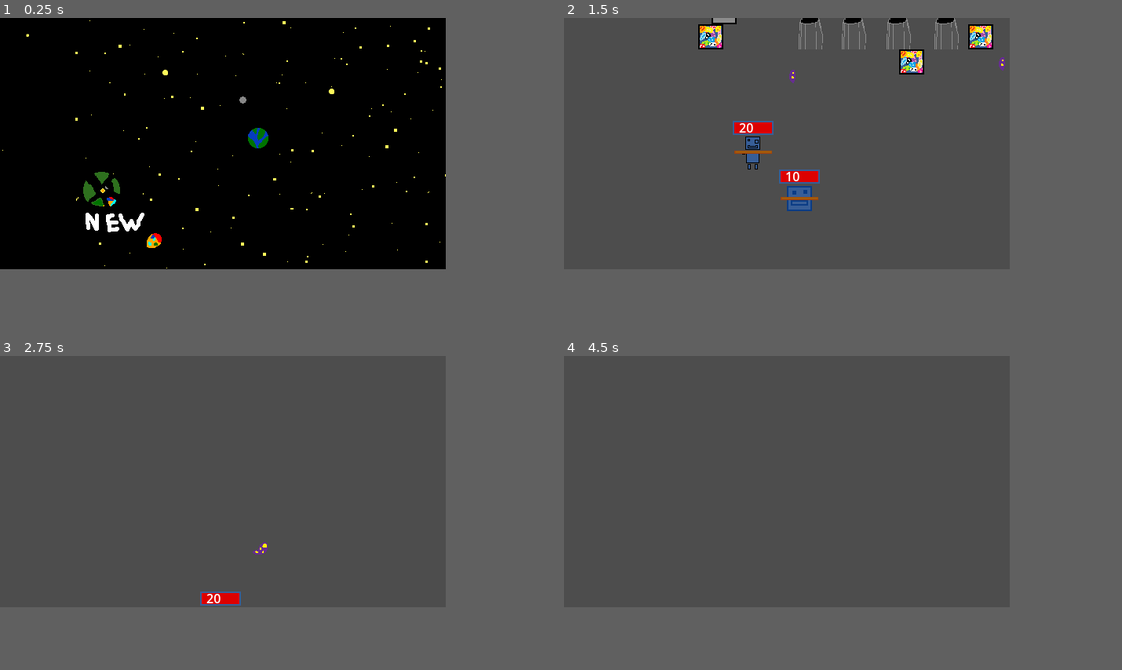
Above: before the commit, frames 1-4 (two rows, left to right).
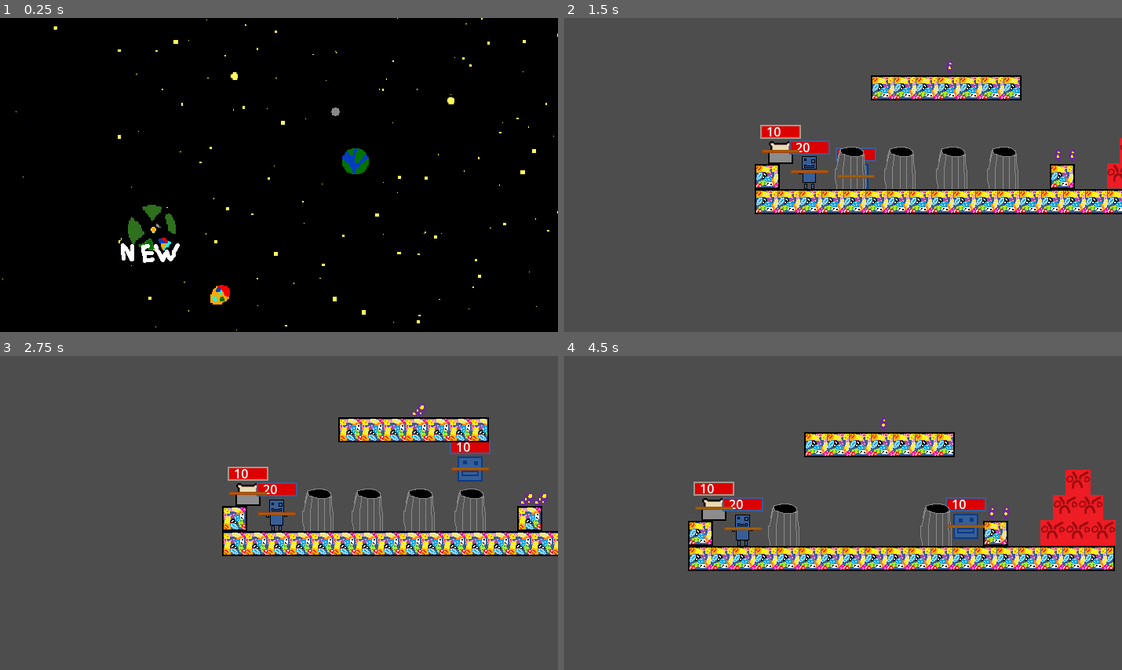
Above: after the commit, the same moments.

Repository: Ksawex4/Block-Jumper-Godot
Game: Godot game, scene res://Scenes/main_menu.tscn
The game is run twice, just before and just after one commit, with the same random seed, the same clock (stepped at 60 frames per second) and the same inputs.
Inputs (mouse positions are in pixels of both pictures, inside the frame that each line leads up to; where the layout moved, square brackets give the same spot in the first picture):
- Up to frame 1 (0.25 s): no input
- Up to frame 2 (1.5 s): click (642, 149) [625, 149] at 0.5 s; hold D (FencyRight) from 1.28 s (still down); tap 1 (CamFency) at 1.35 s
- Up to frame 3 (2.75 s): keep holding D (FencyRight); tap W (FencyJump) at 1.52, 2.27 s; tap 2 (CamPanLoduwka) at 2.1 s
- Up to frame 4 (4.5 s): release D (FencyRight) at 2.78 s; hold A (FencyLeft) 2.78-3.53 s; tap 3 (CamToasty) at 2.85 s; hold D (FencyRight) from 3.53 s (still down); tap Z (Interract) at 3.6 s; tap W (FencyJump) at 3.77 s; tap 1 (CamFency) at 4.35 s
In our replay, the window is 568x320 before the commit and 711x400 after it. These sizes can differ from the game's own. Grey fills any space a smaller window leaves; there, only what the larger window draws over its background counts as a difference.

The runs differ from the first frame. In frame 1, 2.7% of the frame differs, in the area x 0-100%, y 0-100%; in frame 2, 13%; in frame 3, 11%; in frame 4, 14%, in the area x 22-99%, y 19-69%.

Commit message:
added trash room

Diff:
--- a/Scenes/Objects/bean_block.tscn
+++ b/Scenes/Objects/bean_block.tscn
@@ -73,4 +73,3 @@
 
 [node name="CollisionShape2D" type="CollisionShape2D" parent="."]
 shape = SubResource("RectangleShape2D_14tek")
-disabled = true
--- a/Scenes/Objects/pan_loduwka.tscn
+++ b/Scenes/Objects/pan_loduwka.tscn
@@ -129,7 +129,7 @@
 sprite_frames = SubResource("SpriteFrames_wc7eg")
 frame_progress = 0.594986
 
-[node name="PanLoduwkaCollision" type="CollisionShape2D" parent="."]
+[node name="SolidsCollision" type="CollisionShape2D" parent="."]
 position = Vector2(-0.5, 1)
 shape = SubResource("RectangleShape2D_dbqok")
 
--- a/Scenes/Objects/toasty.tscn
+++ b/Scenes/Objects/toasty.tscn
@@ -34,7 +34,7 @@
 [node name="AnimatedSprite2D" type="AnimatedSprite2D" parent="."]
 sprite_frames = SubResource("SpriteFrames_kect0")
 
-[node name="ToastyCollision" type="CollisionShape2D" parent="."]
+[node name="SolidsCollision" type="CollisionShape2D" parent="."]
 position = Vector2(0, 1.5)
 shape = SubResource("RectangleShape2D_12wjm")
 
--- a/Scenes/Objects/trash_can.tscn
+++ b/Scenes/Objects/trash_can.tscn
@@ -1,23 +1,18 @@
-[gd_scene load_steps=6 format=3 uid="uid://0ynbmsngdc15"]
+[gd_scene load_steps=5 format=3 uid="uid://0ynbmsngdc15"]
 
 [ext_resource type="Texture2D" uid="uid://bwiblx67nnqux" path="res://Textures/TrashCan/TrashCan.png" id="1_2runf"]
 [ext_resource type="Script" uid="uid://dev7a134mfhmo" path="res://Scripts/trash_can.gd" id="1_g4vuy"]
 
-[sub_resource type="QuadMesh" id="QuadMesh_g4vuy"]
-size = Vector2(50, 50)
-
 [sub_resource type="RectangleShape2D" id="RectangleShape2D_b4hho"]
 
 [sub_resource type="RectangleShape2D" id="RectangleShape2D_7p6ol"]
-size = Vector2(31, 42)
+size = Vector2(40, 54)
 
 [node name="TrashCan" type="CharacterBody2D"]
 script = ExtResource("1_g4vuy")
 
-[node name="MeshInstance2D" type="MeshInstance2D" parent="."]
+[node name="Sprite2D" type="Sprite2D" parent="."]
 texture_filter = 1
-rotation = 3.14159
-mesh = SubResource("QuadMesh_g4vuy")
 texture = ExtResource("1_2runf")
 
 [node name="CollisionShape2D" type="CollisionShape2D" parent="."]
@@ -29,7 +24,7 @@
 collision_mask = 2
 
 [node name="CollisionShape2D" type="CollisionShape2D" parent="Area2D"]
-position = Vector2(0, 4)
+position = Vector2(0, 5)
 shape = SubResource("RectangleShape2D_7p6ol")
 
 [connection signal="body_entered" from="Area2D" to="." method="_on_area_2d_body_entered"]
--- a/Scenes/main_menu.tscn
+++ b/Scenes/main_menu.tscn
@@ -34,7 +34,8 @@
 
 [node name="MainMenu" type="Sprite2D" parent="."]
 texture_filter = 1
-position = Vector2(256, 120)
+position = Vector2(316.5, 132.5)
+scale = Vector2(1.3, 1.3)
 texture = ExtResource("2_yhxw7")
 
 [node name="Fency" parent="." instance=ExtResource("3_trj04")]
@@ -52,9 +53,9 @@
 [node name="QuitButton" type="Button" parent="Buttons"]
 texture_filter = 1
 layout_mode = 0
-offset_left = 2.0
+offset_left = -19.0
 offset_top = 253.0
-offset_right = 106.0
+offset_right = 85.0
 offset_bottom = 293.0
 theme_override_colors/icon_hover_color = Color(1, 1, 0, 1)
 theme_override_styles/focus = SubResource("StyleBoxEmpty_salsw")
@@ -66,9 +67,10 @@
 [node name="NewButton" type="Button" parent="Buttons"]
 texture_filter = 1
 layout_mode = 0
-offset_top = 129.0
-offset_right = 104.0
-offset_bottom = 169.0
+offset_left = -24.0
+offset_top = 128.0
+offset_right = 80.0
+offset_bottom = 168.0
 theme_override_colors/icon_hover_color = Color(1, 1, 0, 1)
 theme_override_styles/focus = SubResource("StyleBoxEmpty_8b1if")
 theme_override_styles/hover = SubResource("StyleBoxEmpty_kipn8")
@@ -83,7 +85,7 @@
 shape = SubResource("RectangleShape2D_y1wm0")
 
 [node name="CollisionShape2D2" type="CollisionShape2D" parent="StaticBody2D"]
-position = Vector2(300, 163)
+position = Vector2(308, 163)
 shape = SubResource("RectangleShape2D_y1wm0")
 
 [node name="AudioStreamPlayer2D" type="AudioStreamPlayer" parent="."]
--- a/Scenes/test_room.tscn
+++ b/Scenes/test_room.tscn
@@ -6,7 +6,7 @@
 [ext_resource type="PackedScene" uid="uid://hhepu0udy5hv" path="res://Scenes/Objects/toasty.tscn" id="2_3tvqv"]
 [ext_resource type="PackedScene" uid="uid://benxxxiyfuc42" path="res://Scenes/Objects/kill_block.tscn" id="5_3tvqv"]
 [ext_resource type="PackedScene" uid="uid://ckfel1j514sxw" path="res://Scenes/Objects/bean.tscn" id="6_548gw"]
-[ext_resource type="PackedScene" uid="uid://cxfyroaux4yi3" path="res://Scenes/fly_thing.tscn" id="7_3rmdf"]
+[ext_resource type="PackedScene" uid="uid://cxfyroaux4yi3" path="res://Scenes/Objects/fly_thing.tscn" id="7_3rmdf"]
 [ext_resource type="PackedScene" path="res://Scenes/Objects/smooth_camera.tscn" id="7_hjqbe"]
 [ext_resource type="AudioStream" uid="uid://lst2ll0xq7yu" path="res://Songs/souZworkaSong.wav" id="8_8h618"]
 [ext_resource type="PackedScene" uid="uid://0ynbmsngdc15" path="res://Scenes/Objects/trash_can.tscn" id="9_f2n0o"]
@@ -33,19 +33,17 @@
 
 [node name="BeanBlock" parent="Solids" instance=ExtResource("1_ycph5")]
 position = Vector2(278, 282)
-Size = Vector2(550, 32)
+scale = Vector2(17, 1)
 
 [node name="BeanBlock2" parent="Solids" instance=ExtResource("1_ycph5")]
 position = Vector2(250, 137)
-Size = Vector2(140, 32)
+scale = Vector2(6, 1)
 
 [node name="BeanBlock3" parent="Solids" instance=ExtResource("1_ycph5")]
-position = Vector2(366, 250)
-Size = Vector2(32, 32)
+position = Vector2(398, 250)
 
 [node name="BeanBlock4" parent="Solids" instance=ExtResource("1_ycph5")]
 position = Vector2(22, 250)
-Size = Vector2(32, 32)
 
 [node name="Enemies" type="Node2D" parent="."]
 
@@ -110,21 +108,22 @@
 position = Vector2(126, 46)
 
 [node name="TrashCan" parent="Interactables" instance=ExtResource("9_f2n0o")]
-position = Vector2(261, 241)
+position = Vector2(257, 234)
 
 [node name="TrashCan2" parent="Interactables" instance=ExtResource("9_f2n0o")]
-position = Vector2(322, 241)
+position = Vector2(322, 234)
 
 [node name="TrashCan3" parent="Interactables" instance=ExtResource("9_f2n0o")]
-position = Vector2(204, 241)
+position = Vector2(191, 234)
 
 [node name="TrashCan4" parent="Interactables" instance=ExtResource("9_f2n0o")]
-position = Vector2(149, 241)
+position = Vector2(128, 234)
 
 [node name="AudioStreamPlayer" type="AudioStreamPlayer" parent="."]
 stream = ExtResource("8_8h618")
 autoplay = true
 
 [node name="NavigationRegion2D" type="NavigationRegion2D" parent="."]
+visible = false
 position = Vector2(-1, 0)
 navigation_polygon = SubResource("NavigationPolygon_wv2xt")
--- /dev/null
+++ b/Scenes/trash_room.tscn
@@ -0,0 +1,491 @@
+[gd_scene load_steps=8 format=3 uid="uid://bjqsvvt2otbkx"]
+
+[ext_resource type="PackedScene" uid="uid://btuf7ucts5n8c" path="res://Scenes/Objects/fency.tscn" id="1_imhd6"]
+[ext_resource type="PackedScene" uid="uid://hhepu0udy5hv" path="res://Scenes/Objects/toasty.tscn" id="2_fanlt"]
+[ext_resource type="PackedScene" uid="uid://cxnvloc13qu04" path="res://Scenes/Objects/pan_loduwka.tscn" id="3_44u3g"]
+[ext_resource type="PackedScene" path="res://Scenes/Objects/smooth_camera.tscn" id="4_6yt8x"]
+[ext_resource type="PackedScene" uid="uid://d35pybk0uw3rv" path="res://Scenes/Objects/bean_block.tscn" id="5_drr2j"]
+[ext_resource type="PackedScene" uid="uid://0ynbmsngdc15" path="res://Scenes/Objects/trash_can.tscn" id="6_44u3g"]
+[ext_resource type="AudioStream" uid="uid://6w3wleca624c" path="res://Songs/souTrash.wav" id="6_fanlt"]
+
+[node name="TrashRoom" type="Node2D"]
+
+[node name="Fency" parent="." instance=ExtResource("1_imhd6")]
+position = Vector2(-32, -64)
+
+[node name="Toasty" parent="." instance=ExtResource("2_fanlt")]
+position = Vector2(-32, -96)
+
+[node name="PanLoduwka" parent="." instance=ExtResource("3_44u3g")]
+position = Vector2(-32, -128)
+
+[node name="SmoothCamera" parent="." instance=ExtResource("4_6yt8x")]
+position = Vector2(-48, -192)
+
+[node name="Solids" type="Node2D" parent="."]
+
+[node name="BeanBlock" parent="Solids" instance=ExtResource("5_drr2j")]
+position = Vector2(-48, 112)
+scale = Vector2(3, 5)
+
+[node name="BeanBlock2" parent="Solids" instance=ExtResource("5_drr2j")]
+position = Vector2(48, 176)
+scale = Vector2(3, 3)
+
+[node name="BeanBlock6" parent="Solids" instance=ExtResource("5_drr2j")]
+position = Vector2(144, 288)
+scale = Vector2(3, 6)
+
+[node name="BeanBlock7" parent="Solids" instance=ExtResource("5_drr2j")]
+position = Vector2(288, 208)
+scale = Vector2(6, 3)
+
+[node name="BeanBlock8" parent="Solids" instance=ExtResource("5_drr2j")]
+position = Vector2(576, 144)
+scale = Vector2(8, 3)
+
+[node name="BeanBlock9" parent="Solids" instance=ExtResource("5_drr2j")]
+position = Vector2(832, 144)
+scale = Vector2(8, 3)
+
+[node name="BeanBlock10" parent="Solids" instance=ExtResource("5_drr2j")]
+position = Vector2(720, 224)
+scale = Vector2(1, 2)
+
+[node name="BeanBlock35" parent="Solids" instance=ExtResource("5_drr2j")]
+position = Vector2(800, 240)
+scale = Vector2(4, 3)
+
+[node name="BeanBlock36" parent="Solids" instance=ExtResource("5_drr2j")]
+position = Vector2(1008, 144)
+scale = Vector2(3, 3)
+
+[node name="BeanBlock37" parent="Solids" instance=ExtResource("5_drr2j")]
+position = Vector2(960, 224)
+scale = Vector2(6, 2)
+
+[node name="BeanBlock38" parent="Solids" instance=ExtResource("5_drr2j")]
+position = Vector2(976, 288)
+scale = Vector2(7, 2)
+
+[node name="BeanBlock39" parent="Solids" instance=ExtResource("5_drr2j")]
+position = Vector2(1184, 368)
+scale = Vector2(2, 3)
+
+[node name="BeanBlock42" parent="Solids" instance=ExtResource("5_drr2j")]
+position = Vector2(1120, 528)
+scale = Vector2(2, 3)
+
+[node name="BeanBlock43" parent="Solids" instance=ExtResource("5_drr2j")]
+position = Vector2(1200, 576)
+scale = Vector2(3, 2)
+
+[node name="BeanBlock44" parent="Solids" instance=ExtResource("5_drr2j")]
+position = Vector2(1392, 591)
+scale = Vector2(5, 3)
+
+[node name="BeanBlock105" parent="Solids" instance=ExtResource("5_drr2j")]
+position = Vector2(1256, 592)
+scale = Vector2(0.5, 1)
+
+[node name="BeanBlock45" parent="Solids" instance=ExtResource("5_drr2j")]
+position = Vector2(1520, 304)
+scale = Vector2(9, 3)
+
+[node name="BeanBlock46" parent="Solids" instance=ExtResource("5_drr2j")]
+position = Vector2(1760, 384)
+scale = Vector2(6, 8)
+
+[node name="BeanBlock47" parent="Solids" instance=ExtResource("5_drr2j")]
+position = Vector2(1664, 560)
+scale = Vector2(12, 3)
+
+[node name="BeanBlock48" parent="Solids" instance=ExtResource("5_drr2j")]
+position = Vector2(1536, 688)
+scale = Vector2(4, 5)
+
+[node name="BeanBlock49" parent="Solids" instance=ExtResource("5_drr2j")]
+position = Vector2(1728, 656)
+scale = Vector2(8, 3)
+
+[node name="BeanBlock50" parent="Solids" instance=ExtResource("5_drr2j")]
+position = Vector2(1792, 896)
+scale = Vector2(4, 12)
+
+[node name="BeanBlock51" parent="Solids" instance=ExtResource("5_drr2j")]
+position = Vector2(1408, 816)
+scale = Vector2(2, 3)
+
+[node name="BeanBlock56" parent="Solids" instance=ExtResource("5_drr2j")]
+position = Vector2(1376, 720)
+scale = Vector2(2, 3)
+
+[node name="BeanBlock57" parent="Solids" instance=ExtResource("5_drr2j")]
+position = Vector2(1200, 720)
+scale = Vector2(9, 3)
+
+[node name="BeanBlock58" parent="Solids" instance=ExtResource("5_drr2j")]
+position = Vector2(1120, 816)
+scale = Vector2(8, 3)
+
+[node name="BeanBlock59" parent="Solids" instance=ExtResource("5_drr2j")]
+position = Vector2(848, 896)
+scale = Vector2(9, 4)
+
+[node name="BeanBlock60" parent="Solids" instance=ExtResource("5_drr2j")]
+position = Vector2(672, 736)
+scale = Vector2(4, 6)
+
+[node name="BeanBlock61" parent="Solids" instance=ExtResource("5_drr2j")]
+position = Vector2(864, 672)
+scale = Vector2(8, 2)
+
+[node name="BeanBlock52" parent="Solids" instance=ExtResource("5_drr2j")]
+position = Vector2(1520, 864)
+scale = Vector2(5, 2)
+
+[node name="BeanBlock53" parent="Solids" instance=ExtResource("5_drr2j")]
+position = Vector2(1376, 912)
+scale = Vector2(4, 3)
+
+[node name="BeanBlock54" parent="Solids" instance=ExtResource("5_drr2j")]
+position = Vector2(1568, 976)
+scale = Vector2(10, 5)
+
+[node name="BeanBlock55" parent="Solids" instance=ExtResource("5_drr2j")]
+position = Vector2(1312, 832)
+scale = Vector2(4, 4)
+
+[node name="BeanBlock40" parent="Solids" instance=ExtResource("5_drr2j")]
+position = Vector2(1296, 368)
+scale = Vector2(5, 7)
+
+[node name="BeanBlock11" parent="Solids" instance=ExtResource("5_drr2j")]
+position = Vector2(1248, 160)
+scale = Vector2(12, 6)
+
+[node name="BeanBlock19" parent="Solids" instance=ExtResource("5_drr2j")]
+position = Vector2(1536, 160)
+scale = Vector2(6, 6)
+
+[node name="BeanBlock20" parent="Solids" instance=ExtResource("5_drr2j")]
+position = Vector2(1776, 160)
+scale = Vector2(9, 6)
+
+[node name="BeanBlock12" parent="Solids" instance=ExtResource("5_drr2j")]
+position = Vector2(1296, -16)
+scale = Vector2(7, 5)
+
+[node name="BeanBlock13" parent="Solids" instance=ExtResource("5_drr2j")]
+position = Vector2(1424, -192)
+scale = Vector2(11, 6)
+
+[node name="BeanBlock16" parent="Solids" instance=ExtResource("5_drr2j")]
+position = Vector2(1584, -16)
+scale = Vector2(11, 5)
+
+[node name="BeanBlock14" parent="Solids" instance=ExtResource("5_drr2j")]
+position = Vector2(1136, -544)
+scale = Vector2(15, 16)
+
+[node name="BeanBlock15" parent="Solids" instance=ExtResource("5_drr2j")]
+position = Vector2(1424, -320)
+scale = Vector2(3, 2)
+
+[node name="BeanBlock17" parent="Solids" instance=ExtResource("5_drr2j")]
+position = Vector2(1632, -112)
+scale = Vector2(2, 1)
+
+[node name="BeanBlock21" parent="Solids" instance=ExtResource("5_drr2j")]
+position = Vector2(1936, 160)
+scale = Vector2(1, 2)
+
+[node name="BeanBlock22" parent="Solids" instance=ExtResource("5_drr2j")]
+position = Vector2(2000, 288)
+scale = Vector2(3, 4)
+
+[node name="BeanBlock23" parent="Solids" instance=ExtResource("5_drr2j")]
+position = Vector2(2064, 336)
+
+[node name="BeanBlock24" parent="Solids" instance=ExtResource("5_drr2j")]
+position = Vector2(2160, 464)
+scale = Vector2(3, 3)
+
+[node name="BeanBlock25" parent="Solids" instance=ExtResource("5_drr2j")]
+position = Vector2(2384, 560)
+scale = Vector2(3, 3)
+
+[node name="BeanBlock26" parent="Solids" instance=ExtResource("5_drr2j")]
+position = Vector2(2240, 640)
+scale = Vector2(2, 2)
+
+[node name="BeanBlock27" parent="Solids" instance=ExtResource("5_drr2j")]
+position = Vector2(2096, 736)
+scale = Vector2(7, 4)
+
+[node name="BeanBlock18" parent="Solids" instance=ExtResource("5_drr2j")]
+position = Vector2(1792, 32)
+scale = Vector2(2, 2)
+
+[node name="BeanBlock3" parent="Solids" instance=ExtResource("5_drr2j")]
+position = Vector2(-208, 16)
+scale = Vector2(7, 3)
+
+[node name="BeanBlock28" parent="Solids" instance=ExtResource("5_drr2j")]
+position = Vector2(-144, 240)
+scale = Vector2(3, 11)
+
+[node name="BeanBlock29" parent="Solids" instance=ExtResource("5_drr2j")]
+position = Vector2(-48, 304)
+scale = Vector2(3, 7)
+
+[node name="BeanBlock30" parent="Solids" instance=ExtResource("5_drr2j")]
+position = Vector2(48, 320)
+scale = Vector2(3, 6)
+
+[node name="BeanBlock31" parent="Solids" instance=ExtResource("5_drr2j")]
+position = Vector2(272, 320)
+scale = Vector2(5, 4)
+
+[node name="BeanBlock32" parent="Solids" instance=ExtResource("5_drr2j")]
+position = Vector2(496, 320)
+scale = Vector2(9, 4)
+
+[node name="BeanBlock33" parent="Solids" instance=ExtResource("5_drr2j")]
+position = Vector2(656, 336)
+
+[node name="BeanBlock34" parent="Solids" instance=ExtResource("5_drr2j")]
+position = Vector2(640, 448)
+scale = Vector2(6, 6)
+
+[node name="BeanBlock62" parent="Solids" instance=ExtResource("5_drr2j")]
+position = Vector2(464, 464)
+scale = Vector2(5, 5)
+
+[node name="BeanBlock63" parent="Solids" instance=ExtResource("5_drr2j")]
+position = Vector2(448, 576)
+scale = Vector2(4, 2)
+
+[node name="BeanBlock64" parent="Solids" instance=ExtResource("5_drr2j")]
+position = Vector2(240, 448)
+scale = Vector2(9, 4)
+
+[node name="BeanBlock65" parent="Solids" instance=ExtResource("5_drr2j")]
+position = Vector2(336, 592)
+scale = Vector2(3, 5)
+
+[node name="BeanBlock66" parent="Solids" instance=ExtResource("5_drr2j")]
+position = Vector2(448, 800)
+scale = Vector2(10, 4)
+
+[node name="BeanBlock68" parent="Solids" instance=ExtResource("5_drr2j")]
+position = Vector2(0, 832)
+scale = Vector2(18, 4)
+
+[node name="BeanBlock69" parent="Solids" instance=ExtResource("5_drr2j")]
+position = Vector2(-368, 720)
+scale = Vector2(5, 11)
+
+[node name="BeanBlock70" parent="Solids" instance=ExtResource("5_drr2j")]
+position = Vector2(-288, 480)
+scale = Vector2(10, 4)
+
+[node name="BeanBlock71" parent="Solids" instance=ExtResource("5_drr2j")]
+position = Vector2(-272, 752)
+
+[node name="BeanBlock72" parent="Solids" instance=ExtResource("5_drr2j")]
+position = Vector2(-16, 480)
+scale = Vector2(7, 4)
+
+[node name="BeanBlock67" parent="Solids" instance=ExtResource("5_drr2j")]
+position = Vector2(544, 704)
+scale = Vector2(4, 2)
+
+[node name="BeanBlock41" parent="Solids" instance=ExtResource("5_drr2j")]
+position = Vector2(912, 480)
+scale = Vector2(11, 6)
+
+[node name="BeanBlock4" parent="Solids" instance=ExtResource("5_drr2j")]
+position = Vector2(-224, -80)
+scale = Vector2(2, 3)
+
+[node name="BeanBlock5" parent="Solids" instance=ExtResource("5_drr2j")]
+position = Vector2(-336, -80)
+scale = Vector2(5, 3)
+
+[node name="BeanBlock73" parent="Solids" instance=ExtResource("5_drr2j")]
+position = Vector2(-648, -112)
+scale = Vector2(0.5, 1)
+
+[node name="BeanBlock74" parent="Solids" instance=ExtResource("5_drr2j")]
+position = Vector2(-768, -80)
+scale = Vector2(7, 3)
+
+[node name="BeanBlock75" parent="Solids" instance=ExtResource("5_drr2j")]
+position = Vector2(-752, -160)
+scale = Vector2(2, 2)
+
+[node name="BeanBlock76" parent="Solids" instance=ExtResource("5_drr2j")]
+position = Vector2(-912, -96)
+scale = Vector2(2, 2)
+
+[node name="BeanBlock77" parent="Solids" instance=ExtResource("5_drr2j")]
+position = Vector2(-1008, -128)
+scale = Vector2(4, 2)
+
+[node name="BeanBlock78" parent="Solids" instance=ExtResource("5_drr2j")]
+position = Vector2(-1168, -144)
+scale = Vector2(6, 3)
+
+[node name="BeanBlock79" parent="Solids" instance=ExtResource("5_drr2j")]
+position = Vector2(-1360, -160)
+scale = Vector2(6, 4)
+
+[node name="BeanBlock80" parent="Solids" instance=ExtResource("5_drr2j")]
+position = Vector2(-1568, -192)
+scale = Vector2(7, 2)
+isVisible = false
+
+[node name="BeanBlock81" parent="Solids" instance=ExtResource("5_drr2j")]
+position = Vector2(-1824, -240)
+scale = Vector2(3, 3)
+isVisible = false
+
+[node name="BeanBlock82" parent="Solids" instance=ExtResource("5_drr2j")]
+position = Vector2(-1968, -288)
+scale = Vector2(6, 6)
+isVisible = false
+
+[node name="BeanBlock83" parent="Solids" instance=ExtResource("5_drr2j")]
+position = Vector2(-2224, -448)
+scale = Vector2(6, 2)
+
+[node name="BeanBlock84" parent="Solids" instance=ExtResource("5_drr2j")]
+position = Vector2(-2288, -512)
+scale = Vector2(2, 2)
+
+[node name="BeanBlock85" parent="Solids" instance=ExtResource("5_drr2j")]
+position = Vector2(-2368, -576)
+scale = Vector2(3, 4)
+
+[node name="BeanBlock86" parent="Solids" instance=ExtResource("5_drr2j")]
+position = Vector2(-2112, -656)
+
+[node name="BeanBlock87" parent="Solids" instance=ExtResource("5_drr2j")]
+position = Vector2(-1984, -688)
+
+[node name="BeanBlock88" parent="Solids" instance=ExtResource("5_drr2j")]
+position = Vector2(-1728, -688)
+
+[node name="BeanBlock89" parent="Solids" instance=ExtResource("5_drr2j")]
+position = Vector2(-1504, -688)
+
+[node name="BeanBlock90" parent="Solids" instance=ExtResource("5_drr2j")]
+position = Vector2(-1296, -688)
+
+[node name="BeanBlock91" parent="Solids" instance=ExtResource("5_drr2j")]
+position = Vector2(-1104, -720)
+
+[node name="BeanBlock92" parent="Solids" instance=ExtResource("5_drr2j")]
+position = Vector2(-1008, -784)
+
+[node name="BeanBlock93" parent="Solids" instance=ExtResource("5_drr2j")]
+position = Vector2(-784, -720)
+
+[node name="BeanBlock94" parent="Solids" instance=ExtResource("5_drr2j")]
+position = Vector2(-624, -784)
+
+[node name="BeanBlock95" parent="Solids" instance=ExtResource("5_drr2j")]
+position = Vector2(-464, -720)
+
+[node name="BeanBlock96" parent="Solids" instance=ExtResource("5_drr2j")]
+position = Vector2(-336, -752)
+
+[node name="BeanBlock97" parent="Solids" instance=ExtResource("5_drr2j")]
+position = Vector2(-336, -752)
+
+[node name="BeanBlock98" parent="Solids" instance=ExtResource("5_drr2j")]
+position = Vector2(-144, -720)
+
+[node name="BeanBlock99" parent="Solids" instance=ExtResource("5_drr2j")]
+position = Vector2(16, -688)
+
+[node name="BeanBlock100" parent="Solids" instance=ExtResource("5_drr2j")]
+position = Vector2(208, -656)
+
+[node name="BeanBlock101" parent="Solids" instance=ExtResource("5_drr2j")]
+position = Vector2(352, -720)
+
+[node name="BeanBlock102" parent="Solids" instance=ExtResource("5_drr2j")]
+position = Vector2(512, -720)
+
+[node name="BeanBlock103" parent="Solids" instance=ExtResource("5_drr2j")]
+position = Vector2(672, -720)
+
+[node name="BeanBlock104" parent="Solids" instance=ExtResource("5_drr2j")]
+position = Vector2(800, -752)
+
+[node name="Enemies" type="Node2D" parent="."]
+
+[node name="Interactables" type="Node2D" parent="."]
+
+[node name="TrashCan" parent="Interactables" instance=ExtResource("6_44u3g")]
+position = Vector2(512, 64)
+
+[node name="TrashCan2" parent="Interactables" instance=ExtResource("6_44u3g")]
+position = Vector2(736, 64)
+
+[node name="TrashCan3" parent="Interactables" instance=ExtResource("6_44u3g")]
+position = Vector2(896, 64)
+
+[node name="TrashCan4" parent="Interactables" instance=ExtResource("6_44u3g")]
+position = Vector2(1408, 511)
+
+[node name="TrashCan5" parent="Interactables" instance=ExtResource("6_44u3g")]
+position = Vector2(1504, 480)
+
+[node name="TrashCan6" parent="Interactables" instance=ExtResource("6_44u3g")]
+position = Vector2(1568, 480)
+
+[node name="TrashCan7" parent="Interactables" instance=ExtResource("6_44u3g")]
+position = Vector2(1568, 800)
+
+[node name="TrashCan8" parent="Interactables" instance=ExtResource("6_44u3g")]
+position = Vector2(768, 800)
+
+[node name="TrashCan9" parent="Interactables" instance=ExtResource("6_44u3g")]
+position = Vector2(832, 800)
+
+[node name="TrashCan10" parent="Interactables" instance=ExtResource("6_44u3g")]
+position = Vector2(896, 800)
+
+[node name="TrashCan11" parent="Interactables" instance=ExtResource("6_44u3g")]
+position = Vector2(960, 800)
+
+[node name="TrashCan12" parent="Interactables" instance=ExtResource("6_44u3g")]
+position = Vector2(-224, 736)
+
+[node name="TrashCan13" parent="Interactables" instance=ExtResource("6_44u3g")]
+position = Vector2(-160, 736)
+
+[node name="TrashCan14" parent="Interactables" instance=ExtResource("6_44u3g")]
+position = Vector2(-96, 736)
+
+[node name="TrashCan15" parent="Interactables" instance=ExtResource("6_44u3g")]
+position = Vector2(-32, 736)
+
+[node name="TrashCan16" parent="Interactables" instance=ExtResource("6_44u3g")]
+position = Vector2(32, 736)
+
+[node name="TrashCan17" parent="Interactables" instance=ExtResource("6_44u3g")]
+position = Vector2(96, 736)
+
+[node name="TrashCan18" parent="Interactables" instance=ExtResource("6_44u3g")]
+position = Vector2(160, 736)
+
+[node name="TrashCan19" parent="Interactables" instance=ExtResource("6_44u3g")]
+position = Vector2(224, 736)
+
+[node name="AudioStreamPlayer" type="AudioStreamPlayer" parent="."]
+stream = ExtResource("6_fanlt")
+autoplay = true
--- a/Scripts/Player.gd
+++ b/Scripts/Player.gd
@@ -16,12 +16,16 @@
 var DefaultHpBarLenght
 
 func _ready() -> void:
+	$SolidsCollision.disabled = true
 	hasLeftAnimation = $AnimatedSprite2D.sprite_frames.has_animation("walkLeft")
 	$AnimatedSprite2D.play("default")
 	DefaultHpBarLenght = $Control/HP.size.x
 	updateBar()
 	if Global.get(stick):
 		spawnStick()
+	for x in range(5):
+		await get_tree().physics_frame
+	$SolidsCollision.disabled = false
 
 func _physics_process(delta: float) -> void:
 	if hasLeftAnimation:
--- a/Scripts/bean_block.gd
+++ b/Scripts/bean_block.gd
@@ -1,6 +1,9 @@
 extends CharacterBody2D
 
+@export var isVisible = true
+
 func _ready() -> void:
+	visible = isVisible
 	var scaleMultiplier = scale
 	scale = Vector2(1.0, 1.0)
 	$NinePatchRect/AnimationPlayer.play("BeanBlock")
@@ -14,4 +17,3 @@
 	$NinePatchRect.anchor_bottom = 0
 	$CollisionShape2D.position = Vector2.ZERO
 	$NinePatchRect.position = -$CollisionShape2D.shape.size / 2
-	$CollisionShape2D.disabled = false
--- a/Scripts/main_menu_buttons.gd
+++ b/Scripts/main_menu_buttons.gd
@@ -4,4 +4,8 @@
 	get_tree().quit()
 
 func _on_new_button_pressed() -> void:
-	get_tree().change_scene_to_file("res://Scenes/test_room.tscn")
+	#this is temporary
+	if FileAccess.file_exists("user://trash"):
+		get_tree().change_scene_to_file("res://Scenes/trash_room.tscn")
+	else:
+		get_tree().change_scene_to_file("res://Scenes/test_room.tscn")
--- a/project.godot
+++ b/project.godot
@@ -24,8 +24,8 @@
 
 [display]
 
-window/size/viewport_width=568
-window/size/viewport_height=320
+window/size/viewport_width=711
+window/size/viewport_height=400
 window/size/mode=3
 window/stretch/mode="canvas_items"
 
Not shown, added: Songs/souTrash.wav.import
Not shown, added: Songs/souTrash.wav
